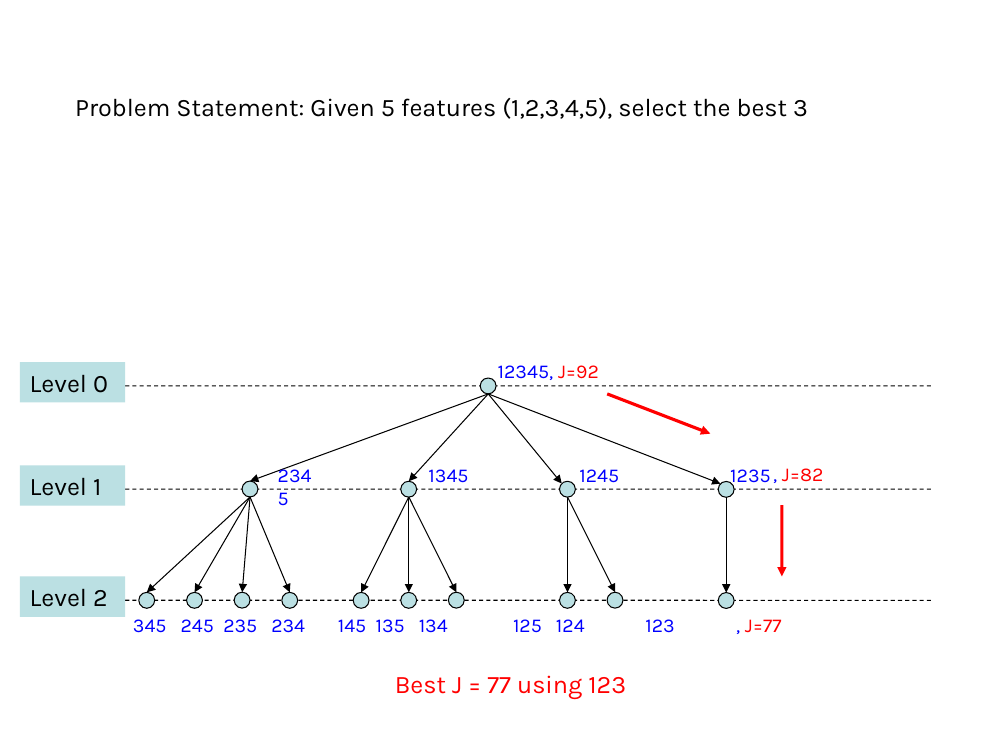
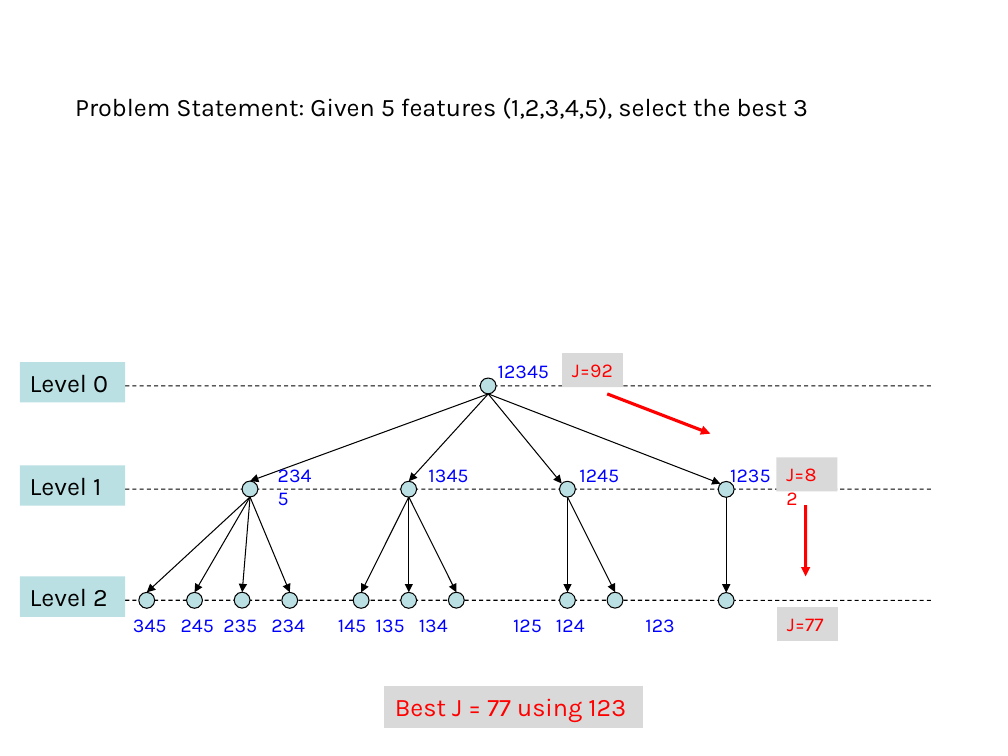
Before and after one commit to domingomery/patrones, a slide deck: slide 17 of clases/Cap03_Seleccion_de_Caracteristicas/presentations/PAT03_BranchAndBound.pptx (slide 14 before the commit). Drawn at 1008x756 pixels with LibreOffice and Linux fonts; fonts in the diff are those of the drawing. Boxes give left, top, right and bottom in pixels: in the first picture for what was removed or moved away, otherwise in the second. Text is boxed around its words. In the diff, an @@ line names an element or a change of style, - is before the commit and + after.

```diff
--- a/clases/Cap03_Seleccion_de_Caracteristicas/presentations/PAT03_BranchAndBound.pptx
+++ b/clases/Cap03_Seleccion_de_Caracteristicas/presentations/PAT03_BranchAndBound.pptx
@@ fill none to #D9D9D9 in 3 elements at [776, 458, 838, 492], [777, 607, 839, 641], [562, 353, 624, 387] @@
@@ rectangle "J=92": place and size @@
-rectangle "J=92" at [498, 365, 599, 380]
+rectangle "J=92" at [562, 353, 624, 387]
@@ text added at [498, 365, 549, 379], 14 pt, text #0000FF @@
+12345
@@ text in rectangle at [572, 364, 613, 377]: text changed; text colour #0000FF to #FF0000 @@
-12345, J=92
+J=92
@@ rectangle "J=82": place and size @@
-rectangle "J=82" at [782, 468, 824, 482]
+rectangle "J=82" at [776, 458, 838, 492]
@@ text in rectangle at [786, 468, 816, 482]: text changed @@
-, J=82
+J=82
@@ arrow moved from (782, 505) - (782, 577) to (805, 505) - (805, 577) @@
@@ rectangle "J=77": place and size @@
-rectangle "J=77" at [745, 619, 782, 633]
+rectangle "J=77" at [777, 607, 839, 641]
@@ text in rectangle at [787, 618, 824, 631]: text changed @@
-, J=77
+J=77
@@ rectangle "Best J = 77 using ...": place and size @@
-rectangle "Best J = 77 using ..." at [395, 675, 626, 700]
+rectangle "Best J = 77 using ..." at [385, 686, 643, 727]
@@ rectangle "Best J = 77 using ..." at [385, 686, 643, 727]: fill none to #D9D9D9; outline none to #D9D9D9 0.75 pt @@
```
Also in this commit, not shown: 9 other slides changed, 5 slides added, 6 other files.
